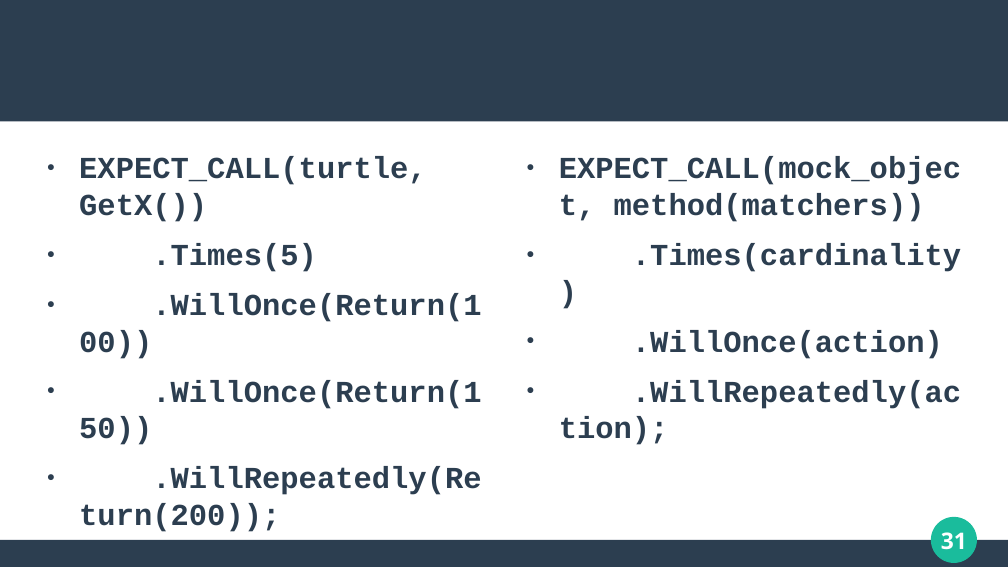
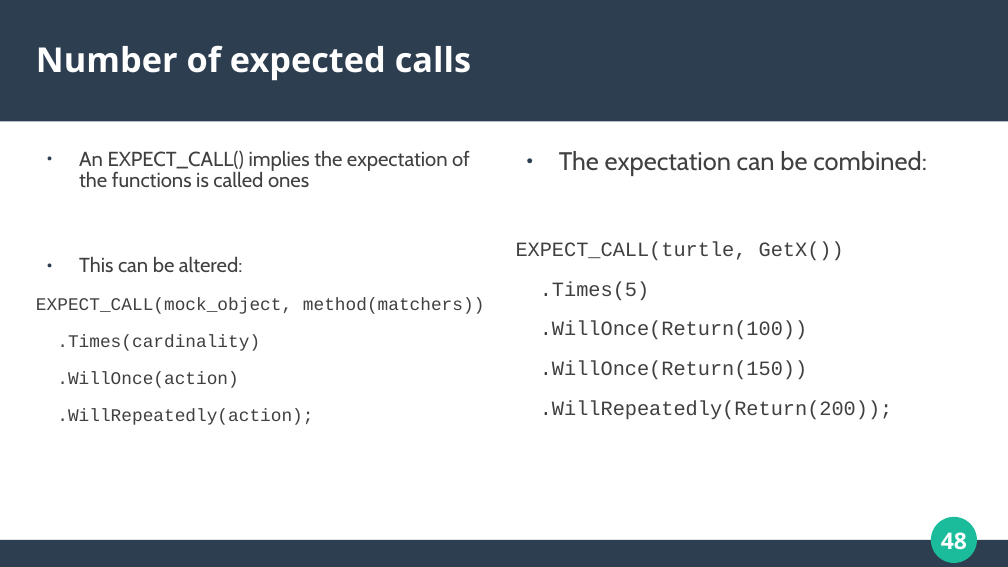
Before and after one commit to groskopf/gtest_training, a slide deck: slide 48 of presentation/presentation.odp (slide 31 before the commit). Drawn at 1008x567 pixels with LibreOffice and Linux fonts; fonts in the diff are those of the drawing. Boxes give left, top, right and bottom in pixels: in the first picture for what was removed or moved away, otherwise in the second. Text is boxed around its words. In the diff, an @@ line names an element or a change of style, - is before the commit and + after.

```diff
--- a/presentation/presentation.odp
+++ b/presentation/presentation.odp
@@ title added at [36,45,471,81], 27 pt, text #FFFFFF, bold @@
+Number of expected calls
@@ text "An EXPECT_CALL() implies the expectation ...": place and size @@
-text "An EXPECT_CALL() implies the expectation ..." at [559,157,961,409]
+text "An EXPECT_CALL() implies the expectation ..." at [36,150,485,425]
@@ text "The expectation can be combined:": place and size @@
-text "The expectation can be combined:" at [79,157,481,532]
+text "The expectation can be combined:" at [516,151,927,420]
@@ text at [79,150,470,272]: paragraphs added @@
+● An EXPECT_CALL() implies the expectation of the functions is called ones
+● This can be altered:
@@ text at [559,151,927,176]: paragraph added @@
+● The expectation can be combined:
@@ text at [516,242,893,420]: size 24 to 16 pt, text colour #2C3E50 to #404040, bold off in "EXPECT_CALL(turtle, GetX())", ".Times(5)", ".WillOnce(Return(100))", ".WillOnce(Return(150))" and 1 more places; bullet ● to none; line spacing 1 to 0.9; more space between paragraphs @@
@@ text at [36,298,485,425]: size 24 to 14 pt, text colour #2C3E50 to #404040, bold off in "EXPECT_CALL(mock_object, method(matchers))", ".Times(cardinality)", ".WillOnce(action)", ".WillRepeatedly(action);"; bullet ● to none; line spacing 1 to 0.9; more space between paragraphs @@
@@ page number at [941,532,967,550]: text changed @@
-31
+48
```
Also in this commit, not shown: 37 other slides changed, 32 slides added, 7 slides removed.
